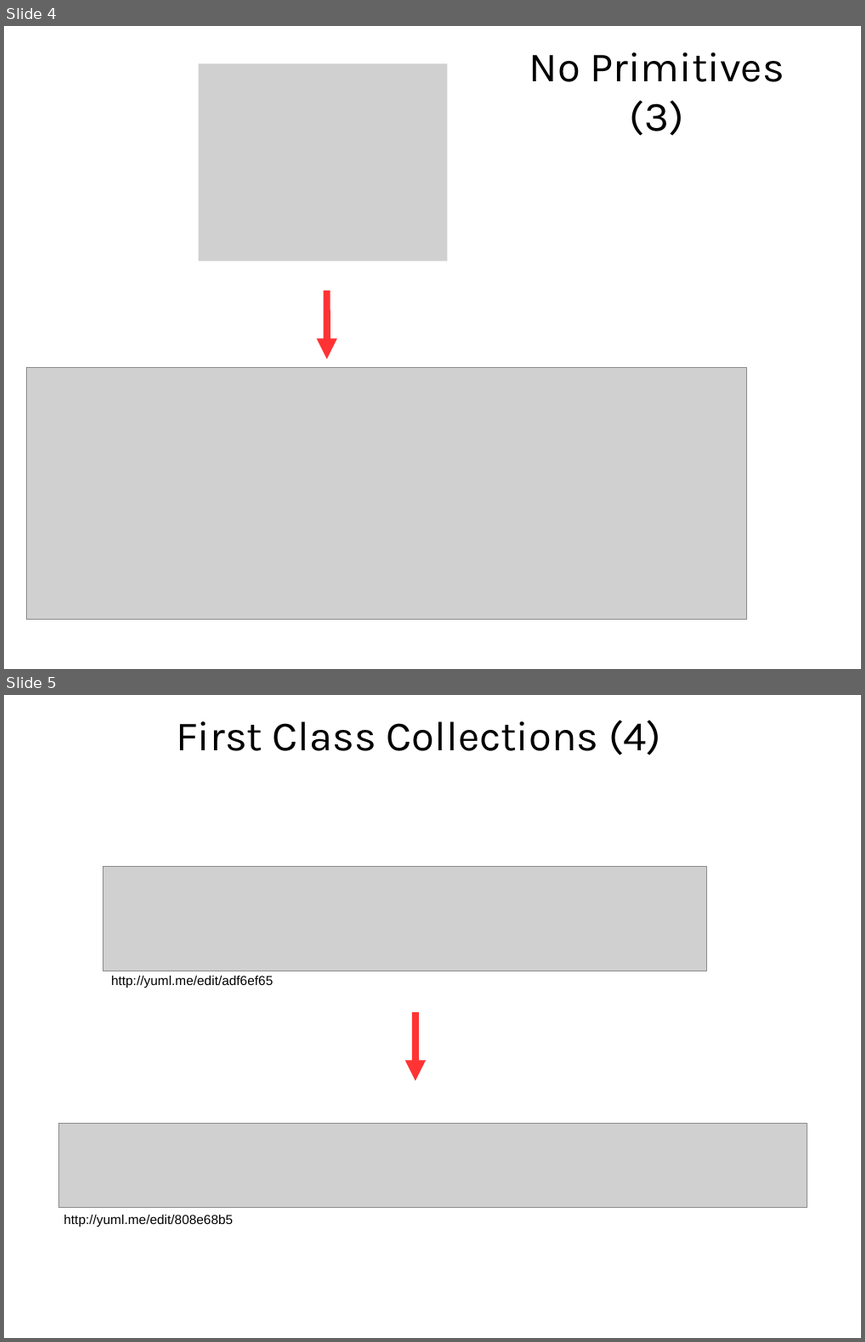
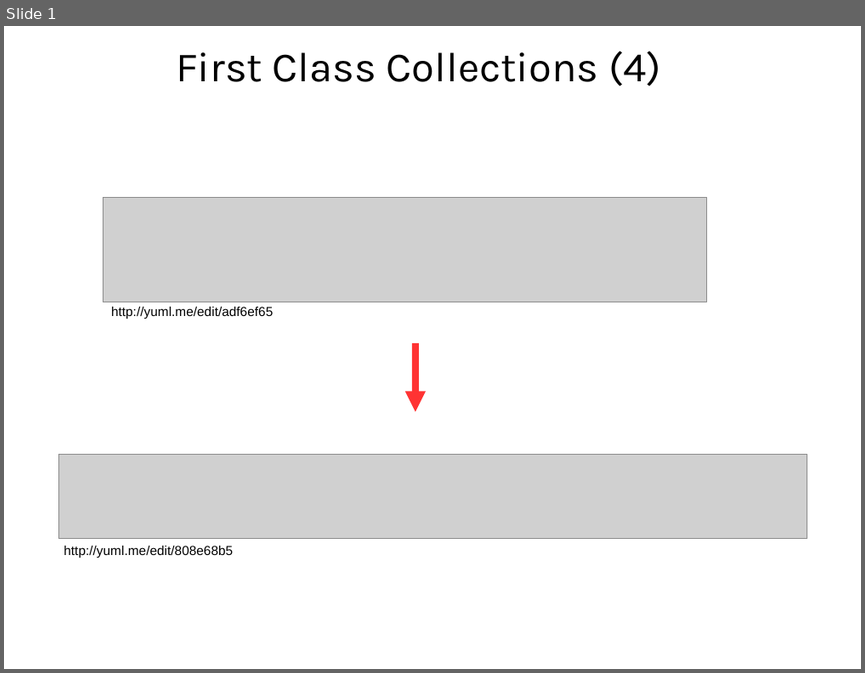
Before and after one commit to wolframkriesing/oop-2016-es6-coderetreat, a slide deck: stuff_we_could_use/04 Object Callisthenics.odp. Shown one above the other, each under a label of ours: slides 4 and 5 before the commit, slide 1 after it. The pictures are 865x1342 and 865x673 pixels, drawn with LibreOffice and Linux fonts; fonts in the diff are those of the drawing; grey boxes stand for pictures; background and template pictures are left out. Boxes give left, top, right and bottom in pixels: in the first picture for what was removed or moved away, otherwise in the second. Text is boxed around its words. In the diff, an @@ line names an element or a change of style, - is before the commit and + after.

Commit message:
add Session: Constrain No Primitives
 * general cleanup
 * separate folders for handouts & export
 * ES6 class examples
 * No Prims Constraint in Slides: Image & Rules

```diff
--- a/stuff_we_could_use/04 Object Callisthenics.odp
+++ b/stuff_we_could_use/04 Object Callisthenics.odp
@@ slide 4 removed at [4,26,861,669], background picture (left out) @@
@@ picture removed at [199,63,448,261] @@
@@ text removed at [528,52,783,136] @@
-No Primitives (3)
@@ arrow removed from (327, 290) to (327, 359) @@
@@ picture removed at [26,368,747,620] @@
@@ what was slide 5 is now slide 1 @@
```
Also in this commit, not shown: 3 other slides removed, 12 other files.
